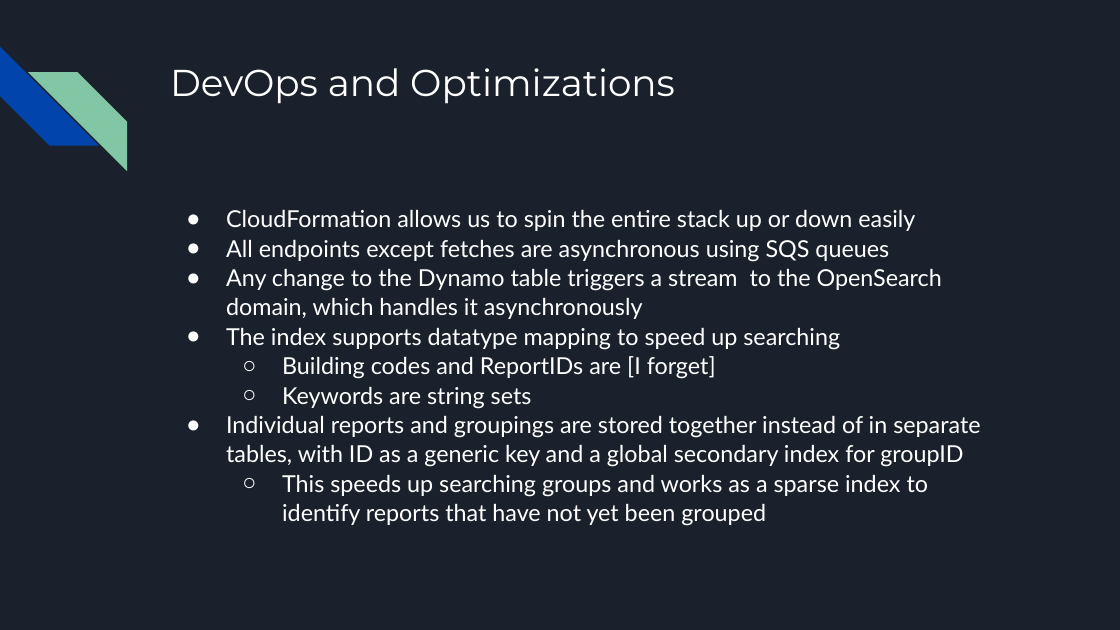
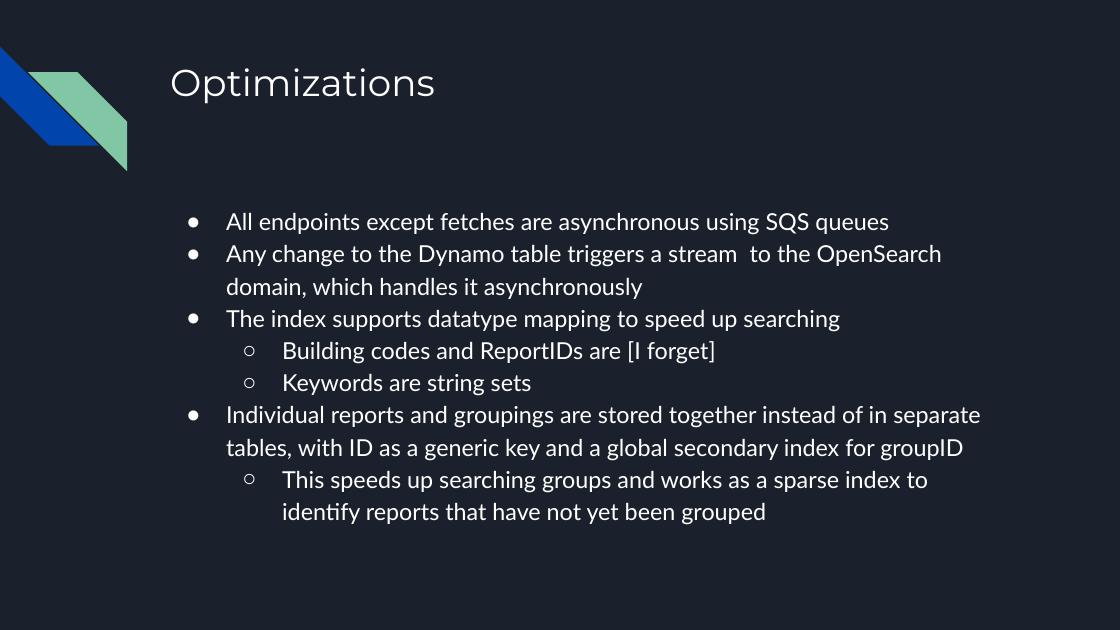
Before and after one commit to cufixit/other, a slide deck: slide 18 of Cloud Final Presentation.pptx. Drawn at 1120x630 pixels with LibreOffice and Linux fonts; fonts in the diff are those of the drawing. Boxes give left, top, right and bottom in pixels: in the first picture for what was removed or moved away, otherwise in the second. Text is boxed around its words. In the diff, an @@ line names an element or a change of style, - is before the commit and + after.

Commit message:
updated slides

```diff
--- a/Cloud Final Presentation.pptx
+++ b/Cloud Final Presentation.pptx
@@ title at <box>170,68,435,104</box>: text changed @@
-DevOps and Optimizations
+Optimizations
@@ text "All endpoints except fetches are ..." at <box>226,213,980,525</box>: line spacing 1.05 to 1.15 @@
@@ text at <box>226,210,915,231</box>: paragraph removed @@
-● CloudFormation allows us to spin the entire stack up or down easily
```
Also in this commit, not shown: 1 other slide changed, 2 slides added, 1 slide removed.
